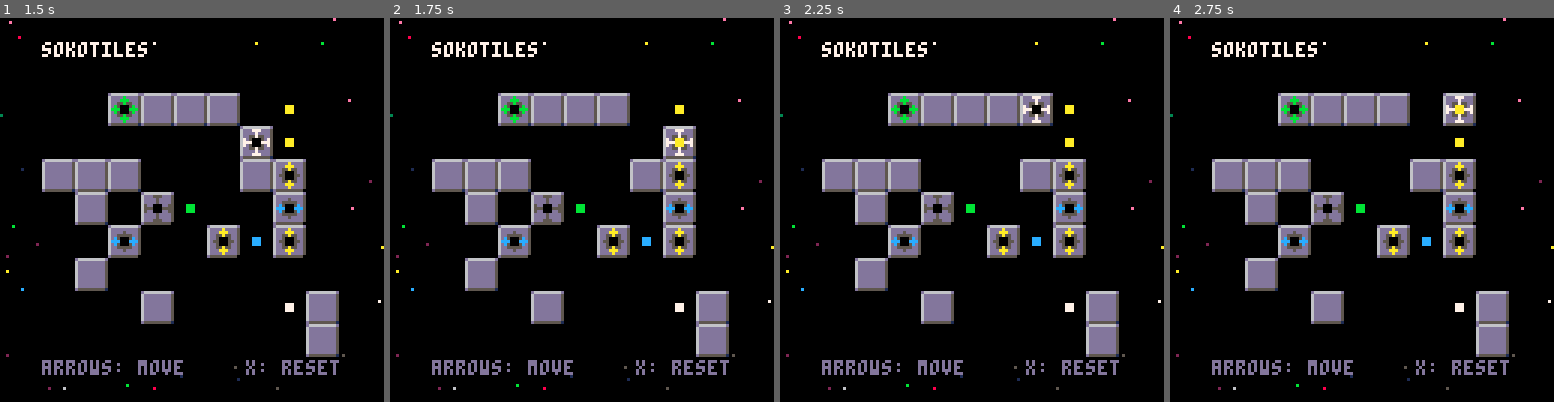
Above: before the commit, frames 1-4 (left to right).
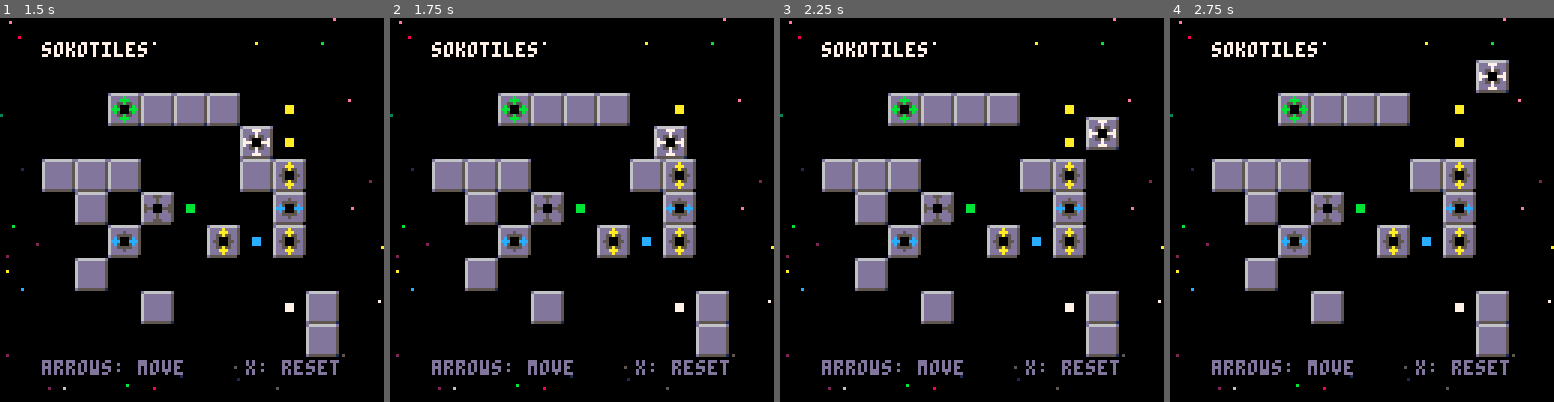
Above: after the commit, the same moments.

Repository: schoblaska/pico-8
Game: PICO-8 cartridge src/sokotiles.p8
The game is run twice, just before and just after one commit, with the same random seed, the same clock (stepped at 60 frames per second) and the same inputs.
Inputs:
- Up to frame 1 (1.5 s): tap X (X key) at 0.33, 1.07 s; tap O (Z key) at 0.7 s
- Up to frame 2 (1.75 s): hold Right from 1.6 s (still down); tap O (Z key) at 1.7 s
- Up to frame 3 (2.25 s): tap X (X key) at 1.85 s; release Right at 2.1 s; tap O (Z key) at 2.1 s; hold Up from 2.15 s (still down)
- Up to frame 4 (2.75 s): release Up at 2.42 s; hold Right from 2.47 s (still down); tap O (Z key) at 2.5 s

Frame 1 is identical in both runs. In frame 2, 0.8% of the frame differs, in the area x 68-80%, y 28-37%; in frame 3, 1.4%, in the area x 62-89%, y 19-35%; in frame 4, 1.4%.

Commit message:
sliding tiles!

Diff:
--- a/src/sokotiles.p8
+++ b/src/sokotiles.p8
@@ -50,18 +50,22 @@
       set_scene("game")
     end
   elseif scene == "game" then
-    px, py = find_player()
-
-    if btnp(0) then
-      move_if_able(px, py, -1, 0, false, false)
-    elseif btnp(1) then
-      move_if_able(px, py, 1, 0, false, false)
-    elseif btnp(2) then
-      move_if_able(px, py, 0, -1, false, false)
-    elseif btnp(3) then
-      move_if_able(px, py, 0, 1, false, false)
-    elseif btnp(5) and not is_won() then
-      load_level()
+    if #animations > 0 then
+      advance_animations()
+    else
+      px, py = find_player()
+
+      if btn(0) then
+        move_if_able(px, py, -1, 0, false, false)
+      elseif btn(1) then
+        move_if_able(px, py, 1, 0, false, false)
+      elseif btn(2) then
+        move_if_able(px, py, 0, -1, false, false)
+      elseif btn(3) then
+        move_if_able(px, py, 0, 1, false, false)
+      elseif btnp(5) and not is_won() then
+        load_level()
+      end
     end
   end
 end
--- a/src/sokotiles/draw.lua
+++ b/src/sokotiles/draw.lua
@@ -1,5 +1,6 @@
 board_buffer = 3
 stars = {}
+animations = {}
 
 function draw_board()
   for x = 1, 9 do
@@ -11,63 +12,79 @@
         draw_square(sprites[board_tile], x, y)
       end
 
-      if piece_tile == "P" then
-        draw_square(sprites[piece_tile], x, y)
+      draw_piece(piece_tile, x, y)
+    end
+  end
+end
 
-        -- fill in pixels that match any adjacent G, Y, or B pieces
-        local center = { x = x * 11 + board_buffer + 5, y = y * 11 + board_buffer + 5 }
+function draw_piece(piece_tile, x, y)
+  for animation in all(animations) do
+    if animation.to_x == x and animation.to_y == y then
+      local delta_x = animation.to_x - animation.from_x
+      local delta_y = animation.to_y - animation.from_y
+      local magnitudes = { 0, 0.1, 0.2, 0.8 }
+      local magnitude = magnitudes[animation.frame + 1]
 
-        if x > 1 and (pieces[y][x - 1] == "G" or pieces[y][x - 1] == "B") then
-          local color = color_for_piece(pieces[y][x - 1])
-          line(center.x + 3, center.y, center.x + 4, center.y, color)
-          line(center.x + 4, center.y + 1, center.x + 4, center.y - 1, color)
-        end
+      x = animation.from_x + delta_x * magnitude
+      y = animation.from_y + delta_y * magnitude
+    end
+  end
 
-        if x < 9 and (pieces[y][x + 1] == "G" or pieces[y][x + 1] == "B") then
-          local color = color_for_piece(pieces[y][x + 1])
-          line(center.x - 3, center.y, center.x - 4, center.y, color)
-          line(center.x - 4, center.y + 1, center.x - 4, center.y - 1, color)
-        end
+  if piece_tile == "P" then
+    draw_square(sprites[piece_tile], x, y)
 
-        if y > 1 and (pieces[y - 1][x] == "G" or pieces[y - 1][x] == "Y") then
-          local color = color_for_piece(pieces[y - 1][x])
-          line(center.x, center.y + 3, center.x, center.y + 4, color)
-          line(center.x + 1, center.y + 4, center.x - 1, center.y + 4, color)
-        end
+    -- fill in pixels that match any adjacent G, Y, or B pieces
+    local center = { x = x * 11 + board_buffer + 5, y = y * 11 + board_buffer + 5 }
 
-        if y < 9 and (pieces[y + 1][x] == "G" or pieces[y + 1][x] == "Y") then
-          local color = color_for_piece(pieces[y + 1][x])
-          line(center.x, center.y - 3, center.x, center.y - 4, color)
-          line(center.x + 1, center.y - 4, center.x - 1, center.y - 4, color)
-        end
-      elseif piece_tile == "W" then
-        if board_tile == "w" then
-          draw_square(sprites["WV"], x, y)
-        else
-          draw_square(sprites["W"], x, y)
-        end
-      elseif piece_tile == "Y" then
-        if board_tile == "y" then
-          draw_square(sprites["YV"], x, y)
-        else
-          draw_square(sprites["Y"], x, y)
-        end
-      elseif piece_tile == "G" then
-        if board_tile == "g" then
-          draw_square(sprites["GV"], x, y)
-        else
-          draw_square(sprites["G"], x, y)
-        end
-      elseif piece_tile == "B" then
-        if board_tile == "b" then
-          draw_square(sprites["BV"], x, y)
-        else
-          draw_square(sprites["B"], x, y)
-        end
-      elseif piece_tile ~= "." then
-        draw_square(sprites[piece_tile], x, y)
-      end
+    if x > 1 and (pieces[y][x - 1] == "G" or pieces[y][x - 1] == "B") then
+      local color = color_for_piece(pieces[y][x - 1])
+      line(center.x + 3, center.y, center.x + 4, center.y, color)
+      line(center.x + 4, center.y + 1, center.x + 4, center.y - 1, color)
     end
+
+    if x < 9 and (pieces[y][x + 1] == "G" or pieces[y][x + 1] == "B") then
+      local color = color_for_piece(pieces[y][x + 1])
+      line(center.x - 3, center.y, center.x - 4, center.y, color)
+      line(center.x - 4, center.y + 1, center.x - 4, center.y - 1, color)
+    end
+
+    if y > 1 and (pieces[y - 1][x] == "G" or pieces[y - 1][x] == "Y") then
+      local color = color_for_piece(pieces[y - 1][x])
+      line(center.x, center.y + 3, center.x, center.y + 4, color)
+      line(center.x + 1, center.y + 4, center.x - 1, center.y + 4, color)
+    end
+
+    if y < 9 and (pieces[y + 1][x] == "G" or pieces[y + 1][x] == "Y") then
+      local color = color_for_piece(pieces[y + 1][x])
+      line(center.x, center.y - 3, center.x, center.y - 4, color)
+      line(center.x + 1, center.y - 4, center.x - 1, center.y - 4, color)
+    end
+  elseif piece_tile == "W" then
+    if board_tile == "w" then
+      draw_square(sprites["WV"], x, y)
+    else
+      draw_square(sprites["W"], x, y)
+    end
+  elseif piece_tile == "Y" then
+    if board_tile == "y" then
+      draw_square(sprites["YV"], x, y)
+    else
+      draw_square(sprites["Y"], x, y)
+    end
+  elseif piece_tile == "G" then
+    if board_tile == "g" then
+      draw_square(sprites["GV"], x, y)
+    else
+      draw_square(sprites["G"], x, y)
+    end
+  elseif piece_tile == "B" then
+    if board_tile == "b" then
+      draw_square(sprites["BV"], x, y)
+    else
+      draw_square(sprites["B"], x, y)
+    end
+  elseif piece_tile ~= "." then
+    draw_square(sprites[piece_tile], x, y)
   end
 end
 
@@ -145,3 +162,26 @@
 
   print(text, x, y, fg)
 end
+
+function add_animation(from_x, from_y, to_x, to_y)
+  add(
+    animations,
+    {
+      from_x = from_x,
+      from_y = from_y,
+      to_x = to_x,
+      to_y = to_y,
+      frame = 0
+    }
+  )
+end
+
+function advance_animations()
+  for animation in all(animations) do
+    animation.frame += 1
+
+    if animation.frame > 3 then
+      del(animations, animation)
+    end
+  end
+end
--- a/src/sokotiles/gamelogic.lua
+++ b/src/sokotiles/gamelogic.lua
@@ -46,6 +46,7 @@
 
   pieces[y][x] = "."
   pieces[target_y][target_x] = piece
+  add_animation(x, y, target_x, target_y)
 end
 
 function piece_is_slider(piece)
